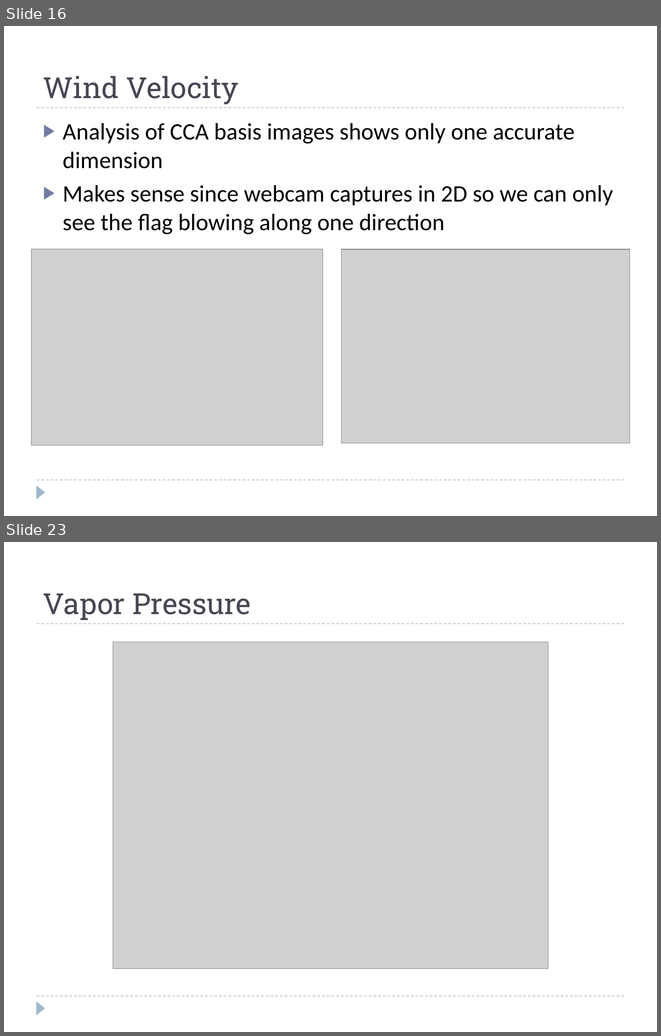
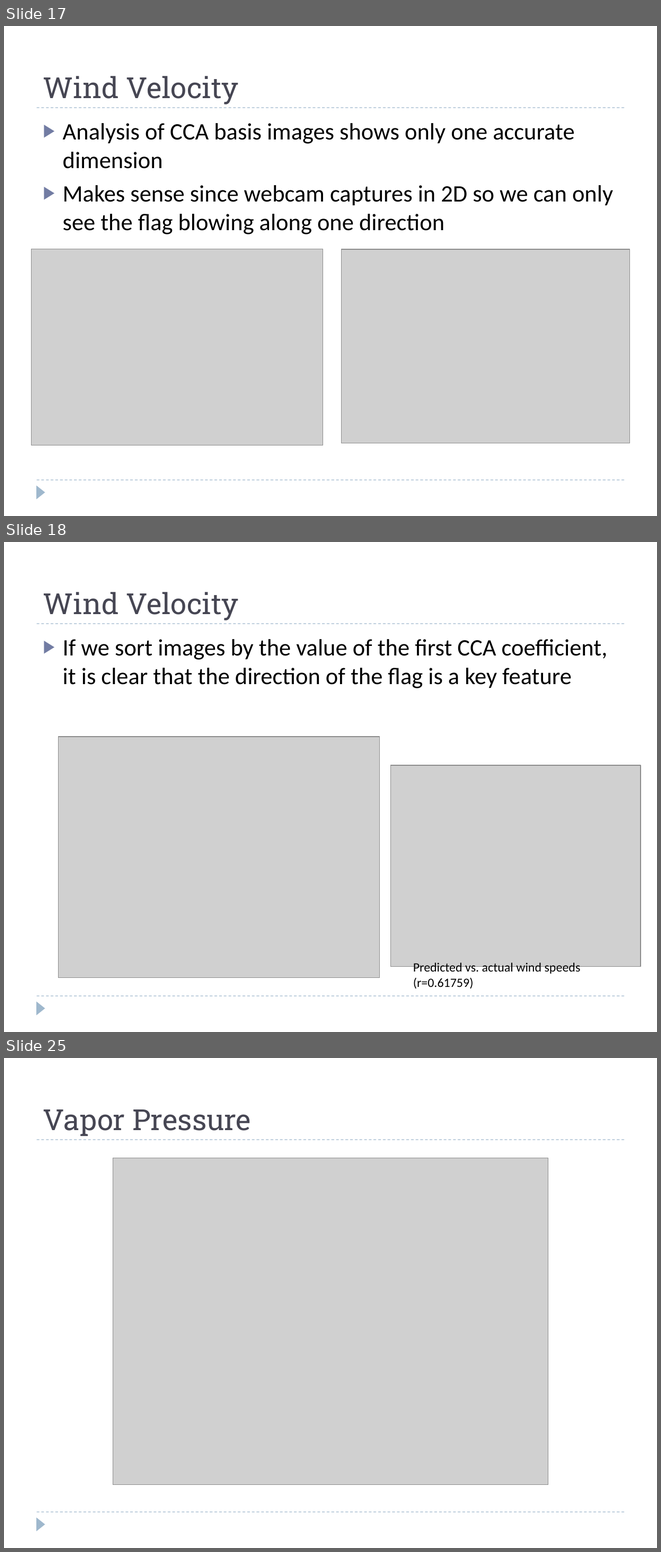
Before and after one commit to rspeyer/rzs-thesis, a slide deck: thesis-defense.pptx. Shown one above the other, each under a label of ours: slides 16 and 23 before the commit, slides 17, 18 and 25 after it; the slides between them are not shown. The pictures are 661x1036 and 661x1552 pixels, drawn with LibreOffice and Linux fonts; fonts in the diff are those of the drawing; grey boxes stand for pictures. Boxes give left, top, right and bottom in pixels: in the first picture for what was removed or moved away, otherwise in the second. Text is boxed around its words. In the diff, an @@ line names an element or a change of style, - is before the commit and + after.

```diff
--- a/thesis-defense.pptx
+++ b/thesis-defense.pptx
@@ slide 18 added at bbox=[4, 542, 657, 1032], background #FFFFFF; not listed: 3 template elements that a slide beside it also shows @@
@@ title added at bbox=[43, 592, 239, 620], 32 pt, text #464653 @@
+Wind Velocity
@@ text added at bbox=[63, 639, 608, 688], 26 pt, text #000000 @@
+▶ If we sort images by the value of the first CCA coefficient, it is clear that the direction of the flag is a key feature
@@ picture added at bbox=[58, 737, 379, 978] @@
@@ picture added at bbox=[390, 765, 641, 967] @@
@@ text added at bbox=[413, 962, 581, 988], 14 pt, text #000000 @@
+Predicted vs. actual wind speeds (r=0.61759)
@@ what was slide 16 is now slide 17 @@
@@ what was slide 23 is now slide 25 @@
```
Also in this commit, not shown: 14 slides changed, 5 other slides added, 4 slides removed, 3 other files.
